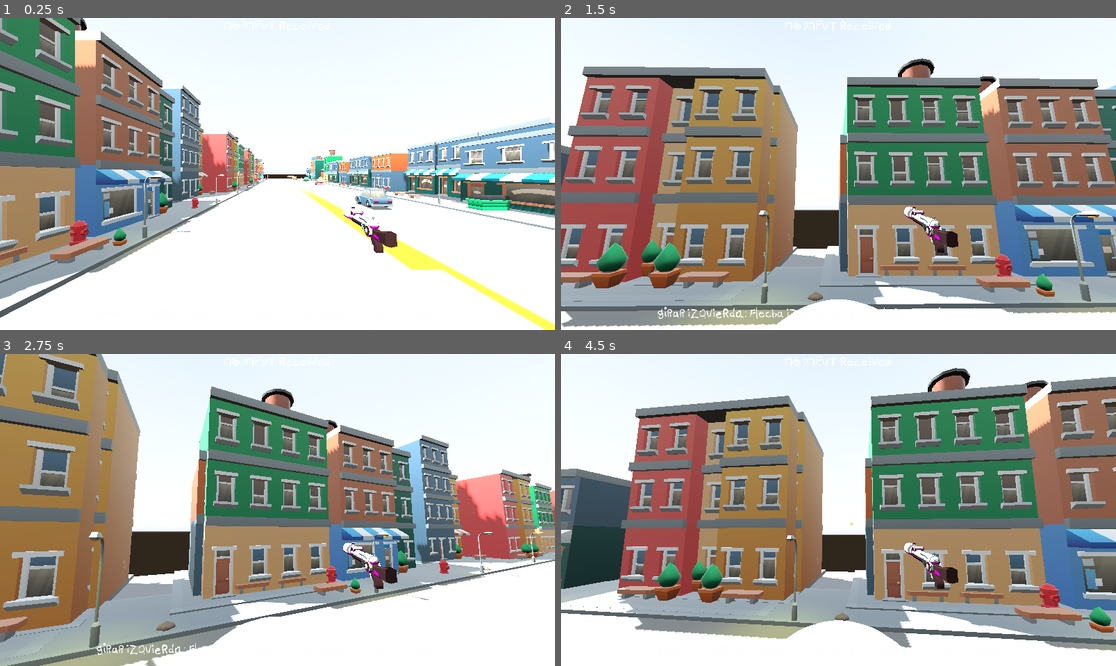
Above: before the commit, frames 1-4 (two rows, left to right).
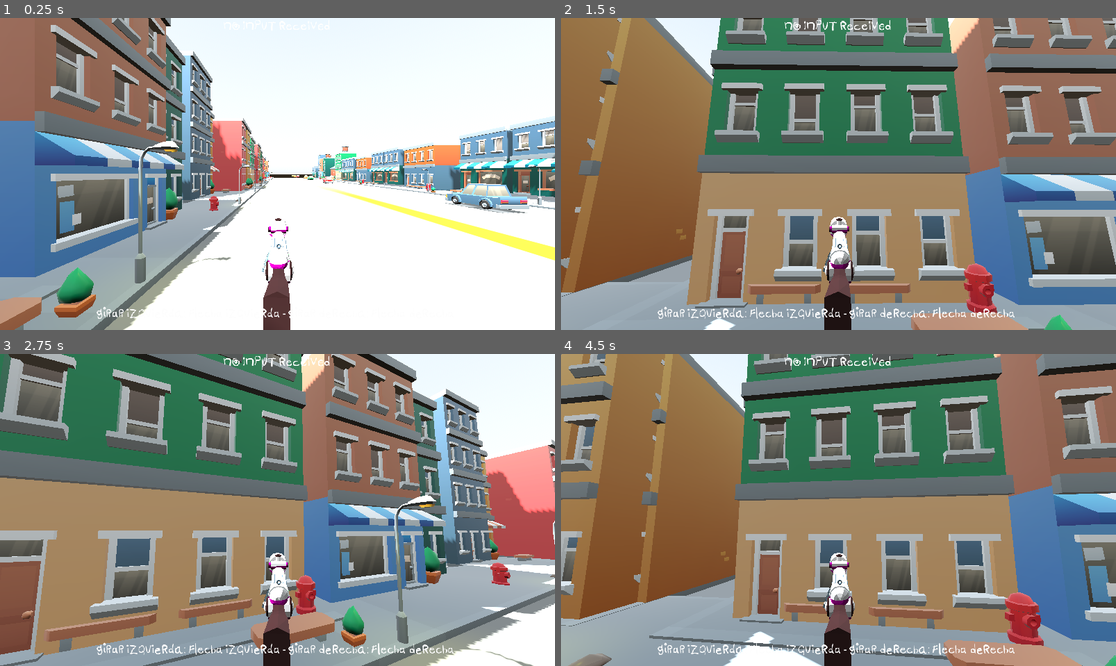
Above: after the commit, the same moments.

Repository: franciscoenriq/Panhales-en-Fuga
Game: Godot game, scene res://scenes/Volante/new_volante.tscn
Same seed, same stepped clock (60 frames per second), same inputs: the game is played once before the commit and once after it. This scene is started directly instead of the project's main scene. A sky picture missing from this copy of the repository is replaced by a grey-blue gradient.
Inputs (mouse positions are in pixels of both pictures, inside the frame that each line leads up to):
- Up to frame 1 (0.25 s): no input
- Up to frame 2 (1.5 s): move the mouse to (960, 158) at 0.52 s; press the mouse at (960, 158) at 0.53 s; hold L (p_right) 0.53-1.28 s; tap M (p_jump) at 0.77 s; move the mouse to (810, 174) at 1.27 s; release the mouse at (810, 174) at 1.28 s; hold W (forward) from 1.28 s (still down); tap X (clutch) at 1.35 s
- Up to frame 3 (2.75 s): keep holding W (forward); tap M (p_jump) at 1.52 s; click (249, 510) at 1.55 s; tap Enter at 2 s; move the mouse to (288, 503) at 2.02 s; hold A (gas) from 2.03 s (still down); click (288, 503) at 2.3 s
- Up to frame 4 (4.5 s): keep holding W (forward); tap Space at 2.75 s; move the mouse to (832, 516) at 2.77 s; release A (gas) at 2.78 s; click (832, 516) at 2.85 s; tap M (p_jump) at 3.02, 3.77 s; tap Enter at 3.5 s; move the mouse to (877, 513) at 3.52 s; hold F (test) 3.53-4.28 s; click (877, 513) at 3.8 s; move the mouse to (794, 506) at 4.27 s; click (794, 506) at 4.35 s

The runs differ from the first frame. In frame 1, 45% of the frame differs, in the area x 0-100%, y 0-100%; in frame 2, 85%; in frame 3, 82%; in frame 4, 86%.

Commit message:
Algunas ayudas

Diff:
--- a/scenes/Shooter/Bullet.gd
+++ b/scenes/Shooter/Bullet.gd
@@ -17,6 +17,8 @@
 		particles.emitting = true
 		await get_tree().create_timer(1.0).timeout
 		queue_free()
+		var auto = ray.get_collider()
+		print(auto)
 
 
 func _on_timer_timeout():
--- a/scenes/Shooter/Bullet.tscn
+++ b/scenes/Shooter/Bullet.tscn
@@ -23,6 +23,9 @@
 
 [sub_resource type="BoxMesh" id="BoxMesh_5y881"]
 size = Vector3(0.04, 0.04, 0.04)
+
+[sub_resource type="BoxShape3D" id="BoxShape3D_0ueen"]
+size = Vector3(0.1, 0.1, 1)
 
 [node name="Bullet" type="Node3D"]
 script = ExtResource("1_ffwit")
@@ -49,4 +52,9 @@
 one_shot = true
 autostart = true
 
+[node name="Area3D" type="Area3D" parent="."]
+
+[node name="CollisionShape3D" type="CollisionShape3D" parent="Area3D"]
+shape = SubResource("BoxShape3D_0ueen")
+
 [connection signal="timeout" from="Timer" to="." method="_on_timer_timeout"]
--- a/scenes/Shooter/shooterPlayer.gd
+++ b/scenes/Shooter/shooterPlayer.gd
@@ -39,6 +39,9 @@
 		if !gun_anim.is_playing():
 			gun_anim.play("Shoot")
 			instance = bullet.instantiate()
+			#instance.global_transform.origin = gun_barrel.global_transform.origin
+			#instance.transform.origin = Vector3(0, 0, 0)
+			#instance.transform.basis = Basis.IDENTITY
 			instance.position = gun_barrel.global_position
 			instance.transform.basis = gun_barrel.global_transform.basis
 			get_parent().add_child(instance)
--- a/scenes/Shooter/shooterPlayer.tscn
+++ b/scenes/Shooter/shooterPlayer.tscn
@@ -8,7 +8,6 @@
 [sub_resource type="CapsuleMesh" id="CapsuleMesh_trmp2"]
 
 [node name="Player" type="CharacterBody3D"]
-transform = Transform3D(1, 0, 0, 0, 1, 0, 0, 0, 1, 0, 1.12425, 0)
 axis_lock_linear_x = true
 axis_lock_linear_y = true
 axis_lock_linear_z = true
@@ -30,7 +29,7 @@
 [node name="Head" type="Node3D" parent="."]
 
 [node name="Camera3D" type="Camera3D" parent="Head"]
-transform = Transform3D(-1, 0, -8.74228e-08, 0, 1, 0, 8.74228e-08, 0, -1, 0, 1.43383, -1)
+transform = Transform3D(-1, 0, -8.74228e-08, 0, 1, 0, 8.74228e-08, 0, -1, 0, 1.19194, 0)
 
 [node name="Rifle" parent="Head/Camera3D" instance=ExtResource("2_k0rpt")]
-transform = Transform3D(0.999925, -0.012217, 0, 0.012217, 0.999925, 0, 0, 0, 1, 0.791668, -0.439084, -1.8373)
+transform = Transform3D(0.999925, -0.012217, 0, 0.012217, 0.999925, 0, 0, 0, 1, 8.75709e-08, -0.376264, -1.00169)
--- a/scenes/Volante/new_volante.tscn
+++ b/scenes/Volante/new_volante.tscn
@@ -1,50 +1,12 @@
-[gd_scene load_steps=25 format=3 uid="uid://bv5x47g72yeou"]
+[gd_scene load_steps=13 format=3 uid="uid://bv5x47g72yeou"]
 
-[ext_resource type="Script" path="res://scenes/Volante/car2.gd" id="1_0c040"]
 [ext_resource type="Texture2D" uid="uid://clnq68ag802k4" path="res://Assets/KayKit_City_Builder_Bits_1.0_FREE/BlueSkySkybox.png" id="1_vo1pk"]
 [ext_resource type="PackedScene" uid="uid://fk4aefrfp3pv" path="res://scripts/TerrainController.tscn" id="3_5y2k5"]
 [ext_resource type="PackedScene" uid="uid://b03fwjrmf1jpd" path="res://scenes/Volante/messageBar.tscn" id="4_i5ci0"]
 [ext_resource type="PackedScene" uid="uid://ggu1ki64l4vq" path="res://terrain_blocks/terrain_0.tscn" id="5_s4a7t"]
 [ext_resource type="Script" path="res://scripts/car_generator.gd" id="6_a7of1"]
 [ext_resource type="PackedScene" uid="uid://q1t0hrd8lpt5" path="res://scenes/Shooter/shooterPlayer.tscn" id="6_nhyx4"]
-
-[sub_resource type="BoxShape3D" id="BoxShape3D_1o6cj"]
-size = Vector3(10, 2, 2)
-
-[sub_resource type="TorusMesh" id="TorusMesh_g54x2"]
-inner_radius = 1.272
-
-[sub_resource type="CylinderMesh" id="CylinderMesh_u2tr0"]
-top_radius = 0.1
-bottom_radius = 0.1
-height = 2.2
-
-[sub_resource type="BoxMesh" id="BoxMesh_iajsa"]
-size = Vector3(1.5, 0.5, 2)
-
-[sub_resource type="BoxMesh" id="BoxMesh_o62oy"]
-size = Vector3(5, 0.5, 8)
-
-[sub_resource type="PlaneMesh" id="PlaneMesh_meowj"]
-size = Vector2(5, 1)
-
-[sub_resource type="PlaneMesh" id="PlaneMesh_1m7n1"]
-size = Vector2(5, 0.5)
-
-[sub_resource type="BoxMesh" id="BoxMesh_0ob1h"]
-size = Vector3(0.3, 1.7, 0.4)
-
-[sub_resource type="BoxMesh" id="BoxMesh_lcg5k"]
-size = Vector3(0.3, 1.7, 0.4)
-
-[sub_resource type="BoxMesh" id="BoxMesh_tqcya"]
-size = Vector3(5, 0.3, 8)
-
-[sub_resource type="BoxMesh" id="BoxMesh_k5uwt"]
-size = Vector3(1, 1.4, 9)
-
-[sub_resource type="BoxMesh" id="BoxMesh_hj2yl"]
-size = Vector3(1, 1.4, 9)
+[ext_resource type="PackedScene" uid="uid://btg4amtrf8vwh" path="res://Assets/KayKit_City_Builder_Bits_1.0_FREE/Assets/gltf/car_sedan.gltf" id="6_vycrg"]
 
 [sub_resource type="ProceduralSkyMaterial" id="ProceduralSkyMaterial_28d45"]
 sky_horizon_color = Color(0.647059, 0.654902, 0.670588, 1)
@@ -87,73 +49,6 @@
 
 [node name="Node3D" type="Node3D"]
 
-[node name="car2" type="CharacterBody3D" parent="."]
-transform = Transform3D(1, 0, 0, 0, 1, 0, 0, 0, 1, 3.6663, 0.11841, -0.531515)
-axis_lock_linear_y = true
-axis_lock_linear_z = true
-axis_lock_angular_y = true
-motion_mode = 1
-script = ExtResource("1_0c040")
-
-[node name="CollisionShape3D" type="CollisionShape3D" parent="car2"]
-shape = SubResource("BoxShape3D_1o6cj")
-disabled = true
-
-[node name="Volante" type="StaticBody3D" parent="car2"]
-transform = Transform3D(0.623796, 0, 0, 0, 0.652274, 0, 0, 0, 1, -0.193473, 0.423831, -0.620497)
-
-[node name="MeshInstance3D" type="MeshInstance3D" parent="car2/Volante"]
-unique_name_in_owner = true
-transform = Transform3D(0.3, 0, 0, 0, -1.31134e-08, -0.3, 0, 0.3, -1.31134e-08, 0, 0, 0)
-rotation_order = 1
-mesh = SubResource("TorusMesh_g54x2")
-
-[node name="MeshInstance3D2" type="MeshInstance3D" parent="car2/Volante/MeshInstance3D"]
-transform = Transform3D(-0.0148347, 0.999889, -4.37065e-08, -0.999889, -0.0148347, 4.43598e-08, 4.37065e-08, 4.43597e-08, 1, 0, 0, 0)
-rotation_order = 5
-mesh = SubResource("CylinderMesh_u2tr0")
-skeleton = NodePath("")
-
-[node name="car_body" type="MeshInstance3D" parent="car2"]
-transform = Transform3D(0.440728, 0, 0, 0, 0.613541, 0, 0, 0, 0.574301, 0, 0, 0)
-mesh = SubResource("BoxMesh_iajsa")
-
-[node name="floor_car" type="MeshInstance3D" parent="car2/car_body"]
-transform = Transform3D(1, 0, 0, 0, 1, 0, 0, 0, 1, 0.793291, 0, 2.95544)
-mesh = SubResource("BoxMesh_o62oy")
-
-[node name="velocimetro" type="MeshInstance3D" parent="car2/car_body"]
-transform = Transform3D(1, 0, 0, 0, 0.34202, -0.939693, 0, 0.939693, 0.34202, 0.779602, 0.675451, -1.20556)
-mesh = SubResource("PlaneMesh_meowj")
-
-[node name="MeshInstance3D" type="MeshInstance3D" parent="car2/car_body/velocimetro"]
-transform = Transform3D(1, 0, 0, 0, 0.34202, 0.939693, 0, -0.939693, 0.34202, 0.0159078, -0.238201, -0.591301)
-mesh = SubResource("PlaneMesh_1m7n1")
-skeleton = NodePath("../..")
-
-[node name="MeshInstance3D" type="MeshInstance3D" parent="car2/car_body"]
-transform = Transform3D(1, 0, 0, 0, 0.939693, -0.34202, 0, 0.34202, 0.939693, -1.54675, 1.90564, -1.3313)
-mesh = SubResource("BoxMesh_0ob1h")
-
-[node name="MeshInstance3D2" type="MeshInstance3D" parent="car2/car_body"]
-transform = Transform3D(1, 0, 0, 0, 0.939693, -0.34202, 0, 0.34202, 0.939693, 3.14675, 1.91553, -1.33191)
-mesh = SubResource("BoxMesh_lcg5k")
-
-[node name="MeshInstance3D4" type="MeshInstance3D" parent="car2/car_body"]
-transform = Transform3D(1, 0, 0, 0, 1, 0, 0, 0, 1, 0.760899, 2.66928, 2.67568)
-mesh = SubResource("BoxMesh_tqcya")
-
-[node name="MeshInstance3D3" type="MeshInstance3D" parent="car2/car_body"]
-transform = Transform3D(1, 0, 0, 0, 1, 0, 0, 0, 1, -2.20134, 0.438311, 2.63092)
-mesh = SubResource("BoxMesh_k5uwt")
-
-[node name="MeshInstance3D5" type="MeshInstance3D" parent="car2/car_body"]
-transform = Transform3D(1, 0, 0, 0, 1, 0, 0, 0, 1, 3.74776, 0.545981, 2.87424)
-mesh = SubResource("BoxMesh_hj2yl")
-
-[node name="Player" parent="car2" instance=ExtResource("6_nhyx4")]
-transform = Transform3D(1, 0, 0, 0, 1, 0, 0, 0, 1, 0.89906, 1.26325, 2.77908)
-
 [node name="WorldEnvironment" type="WorldEnvironment" parent="."]
 environment = SubResource("Environment_gflx8")
 camera_attributes = SubResource("CameraAttributesPractical_uexqk")
@@ -194,3 +89,12 @@
 transform = Transform3D(-1, 0, -8.74228e-08, 0, 1, 0, 8.74228e-08, 0, -1, -2.99774, 0, 0)
 script = ExtResource("6_a7of1")
 pista_id = -2
+
+[node name="car2" type="CharacterBody3D" parent="."]
+transform = Transform3D(1, 0, 0, 0, 1, 0, 0, 0, 1, 7.58256, 0, 5.26271)
+
+[node name="Player" parent="car2" instance=ExtResource("6_nhyx4")]
+transform = Transform3D(1, 0, 0, 0, 1, 0, 0, 0, 1, 0, 0.978495, 0.728157)
+
+[node name="car_sedan" parent="car2" instance=ExtResource("6_vycrg")]
+transform = Transform3D(-4, 0, -3.49691e-07, 0, 4, 0, 3.49691e-07, 0, -4, 0, 0.238696, 0)
--- a/scenes/player.gd
+++ b/scenes/player.gd
@@ -42,5 +42,5 @@
 		$AudioInterior.playing = true
 	else:
 		$AudioInterior.playing = false
-	print("pitch del motor=",GameController.set_motor_pitch(delta))
+
 	$AudioMotor.pitch_scale = GameController.set_motor_pitch(delta)
--- a/scripts/car_generator.gd
+++ b/scripts/car_generator.gd
@@ -146,3 +146,4 @@
 	var target_lane=get_pista(id)
 
 	return target_lane.global_transform.origin
+## debemos hacer las colisiones de las balas .
--- a/scripts/car_npc.gd
+++ b/scripts/car_npc.gd
@@ -8,7 +8,7 @@
 var change_lane_speed=10*1.4
 var tolerancia = 5
 var police_speed
-var target_lane_id
+var target_lane_id=0
 var isCarNearby=false
 var isPolice
 var pista_id
@@ -33,16 +33,25 @@
 	var objetivo
 	var new_position
 
-	if isSwitchingLane==true:
+	if isSwitchingLane==true && target_lane_id !=0:
 
 		#Queremos movernos desde la posicion actual hasta la objetivo. El cambio será solo en el eje x
 		var target_position = self.global_transform
 		target_position.origin.x=target_lane_pos.x
-		self.global_transform.origin = self.global_transform.origin.lerp(
-			target_position.origin,delta)
-		if (self.global_transform.origin.x-target_position.origin.x)<abs(0.1):
+		if not isPolice:
+
+			self.global_transform.origin = self.global_transform.origin.lerp(
+				target_position.origin,delta*5)
+		else:
+			self.global_transform.origin = self.global_transform.origin.lerp(
+				target_position.origin,delta*10)
+
+		if (self.global_transform.origin.x-target_position.origin.x)<abs(0.1) && isPolice==true:
 			isSwitchingLane=false
-			target_lane_id=pista_id
+			pista_id=target_lane_id
+			target_lane_id=0
+
+
 
 
 	if not isPolice : #Si no es policia, se mueve de forma normal
Not shown: 1 places in scenes/Shooter/Bullet.tscn that only renumber resources
